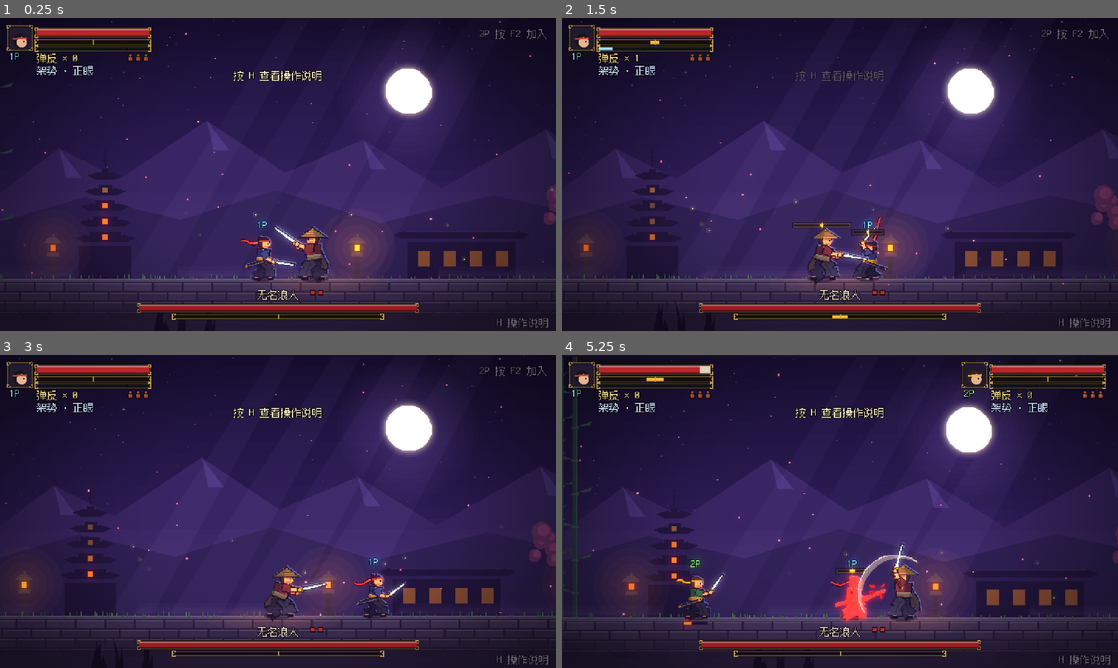
Above: before the commit, frames 1-4 (two rows, left to right).
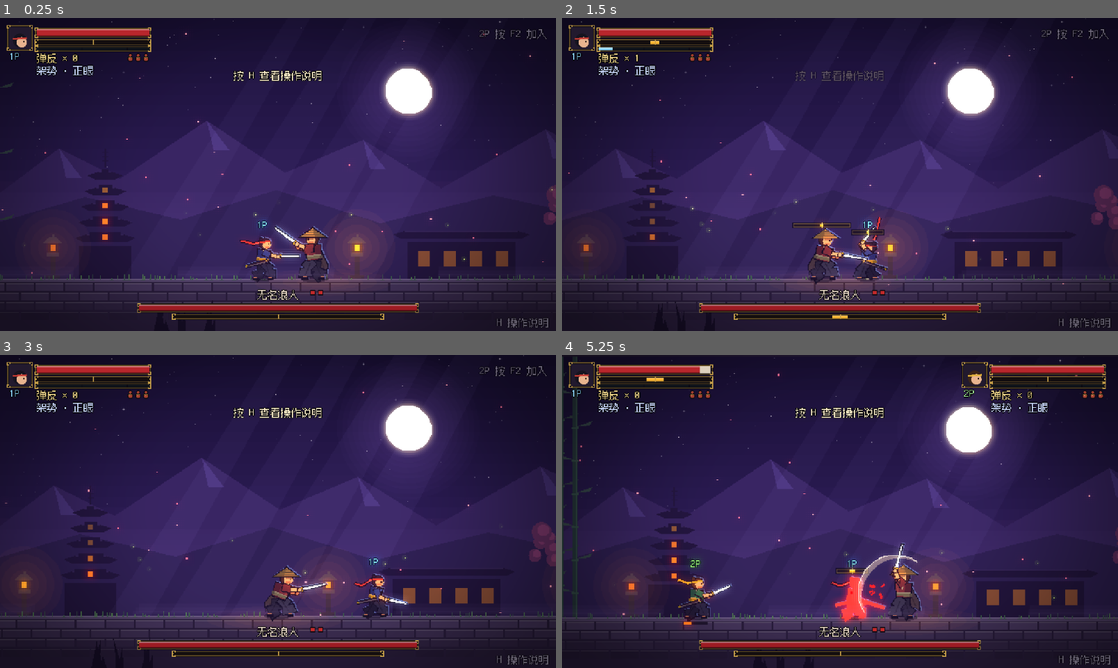
Above: after the commit, the same moments.

Repository: zexuan520/7Fgame-1v1-2-
Game: Godot game, scene res://tests/test_combat.tscn
The game is run twice, just before and just after one commit, with the same random seed, the same clock (stepped at 60 frames per second) and the same inputs. This scene is started directly instead of the project's main scene.
Inputs (mouse positions are in pixels of both pictures, inside the frame that each line leads up to):
- Up to frame 1 (0.25 s): no input
- Up to frame 2 (1.5 s): move the mouse to (962, 158) at 0.52 s; hold D (p1_right) 0.53-1.28 s; tap I (p1_art) at 0.6 s; click (962, 158) at 0.67 s; tap W (p1_jump) at 0.77 s; move the mouse to (728, 190) at 1.27 s; hold A from 1.28 s (still down); tap J (p1_attack) at 1.35 s
- Up to frame 3 (3 s): tap W (p1_jump) at 1.52 s; move the mouse to (333, 442) at 2.02 s; release A at 2.03 s; hold D (p1_right) 2.03-2.78 s; tap L (p1_dodge) at 2.1 s; move the mouse to (250, 574) at 2.77 s; hold Up from 2.78 s (still down); tap K (p1_guard) at 2.85 s; click (250, 574) at 2.92 s
- Up to frame 4 (5.25 s): tap W (p1_jump) at 3.02, 3.77, 4.52 s; move the mouse to (1006, 558) at 3.52 s; release Up at 3.53 s; hold A from 3.53 s (still down); tap U (p1_heal) at 3.6 s; move the mouse to (673, 464) at 4.27 s; tap O (p1_stance) at 4.35 s; move the mouse to (867, 511) at 5.02 s; hold Keypad 1 (p2_attack) from 5.03 s (still down); click (867, 511) at 5.17 s

The runs differ from the first frame. In frame 1, 0.3% of the frame differs, in the area x 43-55%, y 69-85%; in frame 2, less than 0.1%; in frame 3, 0.3%; in frame 4, 0.6%, in the area x 20-59%, y 69-86%.

Commit message:
平时收刀走路，敌人靠近拔刀；架势放低
- 刀平时收在鞘里，走路两手自然摆；敌人进入 260 像素自动拔刀，打完 2.5 秒没敌人纳刀
- 新增拔刀动作：手握鞘口刀柄往前一抽，刀顺着鞘拔出再转到架势
- 正眼放低到腰前、刀尖略低于水平；上段、八相的刀往后斜，不再直立
- 耍花刀前会先拔刀；开局刀在鞘里
- 新增测试：没敌人时收刀、敌人靠近拔刀

Co-Authored-By: Claude Opus 5.5 <noreply@anthropic.com>
Claude-Session: https://claude.ai/code/session_018QRPNFoea2MXC9tbyTPT6i

Diff:
--- a/scripts/player.gd
+++ b/scripts/player.gd
@@ -19,6 +19,9 @@
 const GUARD_SPAM_FACTOR := 0.4
 const EXECUTE_RANGE := 80.0
 const NOTO_TIME := 0.45             # 收刀入鞘用时
+const BATTO_TIME := 0.3             # 拔刀用时
+const COMBAT_RANGE := 260.0         # 敌人在这个距离内就拔刀
+const DRAWN_KEEP := 2.5             # 打完 2.5 秒没敌人才收刀（拔刀式 1 秒）
 const TURN_TIME := 0.1
 
 # 药罐：每局 3 次，每次回 40% 生命；喝的时候被打会打断，这一口就浪费了
@@ -68,7 +71,9 @@
 var gourds := MAX_GOURDS
 var stance_index := 0               # 当前架势（见 Stance.LIST）
 var _switch_t := -1.0               # 切换架势的转刀动画
-var _drawn_timer := 0.0             # 拔刀式：出过刀后多久收刀入鞘
+var _drawn_timer := 0.0             # 打完之后多久收刀入鞘
+var _sheath := true                 # 刀在鞘里（平时走路收着，进入战斗拔出来）
+var _batto_t := -1.0                # 拔刀动画
 var _noto_t := -1.0                 # 收刀入鞘动画（纳刀）
 var _turn_t := 1.0                  # 转身动画
 var _run_phase := 0.0               # 跑步周期按走过的距离算，脚不打滑
@@ -122,20 +127,22 @@
 	POSES["land"] = Puppet.pose({"crouch": 6.5, "lean": 0.35, "foot_f": Vector2(6, 0), "foot_b": Vector2(-6, 0),
 		"arm_f": Vector2(0.6, 1.0), "arm_b": Vector2(-0.8, -0.2), "sword": 0.9})
 	# ---------- 架势（起手式），见 Stance ----------
-	POSES["st_seigan"] = Puppet.pose({"crouch": 2.6, "lean": 0.12, "foot_f": Vector2(6, 0), "foot_b": Vector2(-6, 0),
-		"arm_f": Vector2(0.55, 1.45), "arm_b": Vector2(0.45, 1.35), "sword": 2.05})
+	# 正眼放低：双手在腰前，刀尖略低于水平指向对方，不硬举
+	POSES["st_seigan"] = Puppet.pose({"crouch": 2.9, "lean": 0.16, "head": 0.04, "foot_f": Vector2(6, 0), "foot_b": Vector2(-7, 0),
+		"arm_f": Vector2(0.35, 1.15), "arm_b": Vector2(0.25, 1.0), "sword": 1.25})
 	POSES["st_iai"] = Puppet.pose({"crouch": 4.5, "lean": 0.32, "head": 0.05, "foot_f": Vector2(8, 0), "foot_b": Vector2(-8, 0),
 		"arm_f": Vector2(0.2, 1.55), "arm_b": Vector2(0.35, 1.25), "sword": 0.5, "sheathed": 1.0})
-	POSES["relaxed_sheathed"] = Puppet.pose({"crouch": 1.2, "lean": 0.04, "foot_f": Vector2(5, 0), "foot_b": Vector2(-4, 0),
-		"arm_f": Vector2(0.15, 1.35), "arm_b": Vector2(-0.12, 0.2), "sword": 0.5, "sheathed": 1.0})
+	# 刀在鞘里站着：双手自然垂下
+	POSES["relaxed_sheathed"] = Puppet.pose({"crouch": 1.0, "lean": 0.03, "foot_f": Vector2(5, 0), "foot_b": Vector2(-4, 0),
+		"arm_f": Vector2(0.08, 0.3), "arm_b": Vector2(-0.1, 0.12), "sword": 0.5, "sheathed": 1.0})
 	POSES["iai_cut"] = Puppet.pose({"crouch": 4.2, "lean": 0.38, "foot_f": Vector2(11, 0), "foot_b": Vector2(-7, 0),
 		"arm_f": Vector2(1.55, 1.6), "arm_b": Vector2(-0.9, -0.6), "sword": 1.62})
-	POSES["st_jodan"] = Puppet.pose({"crouch": 2.2, "lean": -0.05, "foot_f": Vector2(6, 0), "foot_b": Vector2(-6, 0),
-		"arm_f": Vector2(2.7, 3.05), "arm_b": Vector2(2.5, 2.85), "sword": 3.9})
+	POSES["st_jodan"] = Puppet.pose({"crouch": 2.4, "lean": -0.04, "foot_f": Vector2(6, 0), "foot_b": Vector2(-6, 0),
+		"arm_f": Vector2(2.55, 2.95), "arm_b": Vector2(2.35, 2.75), "sword": 4.15})
 	POSES["st_gedan"] = Puppet.pose({"crouch": 3.0, "lean": 0.2, "foot_f": Vector2(6, 0), "foot_b": Vector2(-6, 0),
 		"arm_f": Vector2(0.35, 0.8), "arm_b": Vector2(0.25, 0.7), "sword": 0.95})
-	POSES["st_hasso"] = Puppet.pose({"crouch": 2.4, "lean": 0.05, "foot_f": Vector2(5, 0), "foot_b": Vector2(-6, 0),
-		"arm_f": Vector2(0.9, 3.0), "arm_b": Vector2(0.7, 2.6), "sword": 3.35})
+	POSES["st_hasso"] = Puppet.pose({"crouch": 2.6, "lean": 0.06, "foot_f": Vector2(5, 0), "foot_b": Vector2(-6, 0),
+		"arm_f": Vector2(0.75, 2.7), "arm_b": Vector2(0.55, 2.35), "sword": 3.75})
 	POSES["st_waki"] = Puppet.pose({"crouch": 3.2, "lean": 0.18, "foot_f": Vector2(7, 0), "foot_b": Vector2(-6, 0),
 		"arm_f": Vector2(-0.45, -0.15), "arm_b": Vector2(-0.3, 0.05), "sword": -1.25})
 	# 喝药：后手把药罐举到嘴边，仰头
@@ -195,7 +202,7 @@
 		look.band = Color("e0b03a")
 	scarf_color = look.band
 	look.saya = true
-	_pose = POSES["idle"].duplicate()
+	_pose = POSES["relaxed_sheathed"].duplicate()   # 开局刀在鞘里
 	_spring.reset(_pose)
 	for i in range(7):
 		_scarf.append(global_position + Vector2(0, -45))
@@ -462,7 +469,6 @@
 		data = data.duplicate()
 	if not bool(data["heavy"]):
 		data["recover"] = float(data["recover"]) * float(st["recover"])
-	_drawn_timer = 1.0
 	attack = data
 	combo_step = step
 	combo_queued = false
@@ -535,7 +541,19 @@
 
 ## 拔刀式下刀是否收在鞘里
 func is_sheathed() -> bool:
-	return bool(stance()["sheathed"]) and _drawn_timer <= 0.0 and _noto_t < 0.0 and (state == S.FREE or state == S.CHARGE)
+	return _sheath and _batto_t < 0.0 and (state == S.FREE or state == S.CHARGE)
+
+
+## 该不该拔刀：附近有敌人、刚打完、在耍刀或换架势时拔着；拔刀式在鞘里等着
+func _wants_drawn() -> bool:
+	if state != S.FREE and state != S.CHARGE:
+		return true
+	if _drawn_timer > 0.0 or _fl_kind != "" or _switch_t >= 0.0:
+		return true
+	if bool(stance()["sheathed"]):
+		return false
+	var e: Enemy = main.nearest_enemy(global_position, COMBAT_RANGE)
+	return e != null and e.is_hittable()
 
 
 func _start_execute(target: Enemy) -> void:
@@ -743,7 +761,8 @@
 		"arm_b": Vector2(0.9 * -s, 1.2 + 0.4 * -s),
 	})
 	if is_sheathed():
-		run["arm_f"] = Vector2(0.25, 1.5)   # 手按刀柄跑
+		# 刀在鞘里：两只手自然前后摆
+		run["arm_f"] = Vector2(0.9 * s, 1.2 + 0.4 * s)
 		run["sword"] = 0.5
 		run["sheathed"] = 1.0
 	# 刚起步、快停下时只迈小步，和站姿混合
@@ -756,16 +775,16 @@
 ## 当前架势的姿势；drawn 为 true 时拔刀式也按出鞘算（刚砍完）
 func _stance_pose(drawn: bool = false) -> Dictionary:
 	var st := stance()
-	if bool(st["sheathed"]) and (drawn or not is_sheathed()):
+	if bool(st["sheathed"]) and (drawn or not _sheath):
 		return POSES["st_seigan"]
 	return POSES["st_" + str(st["id"])]
 
 
 func _idle_pose() -> Dictionary:
-	if _fl_kind != "":
+	if _fl_kind != "" and not _sheath and _batto_t < 0.0:
 		return Flourish.sample(_fl_kind, _fl_t, Puppet.breathe(POSES["relaxed"], clock, 0.6))
 	# 敌人靠近时摆架势，远离时放松
-	var relaxed: Dictionary = POSES["relaxed_sheathed"] if is_sheathed() else POSES["relaxed"]
+	var relaxed: Dictionary = POSES["relaxed_sheathed"] if _sheath and _batto_t < 0.0 else POSES["relaxed"]
 	var ready := _stance_pose()
 	var p := Puppet.breathe(Puppet.lerp_pose(relaxed, ready, _ready_blend), clock, 1.0 - _ready_blend * 0.4)
 	# 摆着架势时重心前后挪、刀尖小幅画圈，像在找出手的机会
@@ -775,6 +794,8 @@
 		p["sword"] = float(p["sword"]) + 0.07 * sin(clock * 1.9) * _ready_blend
 	if _noto_t >= 0.0:
 		p = _noto_pose(p)
+	if _batto_t >= 0.0:
+		p = _batto_pose(p)
 	# 换架势：刀在手里转一圈再落到新架势
 	if _switch_t >= 0.0 and not is_sheathed():
 		var k := clampf(_switch_t / 0.35, 0.0, 1.0)
@@ -805,6 +826,31 @@
 	return p
 
 
+## 拔刀：手先握住鞘口的刀柄，往前一抽，刀顺着鞘的方向拔出来再转到架势
+func _batto_pose(target: Dictionary) -> Dictionary:
+	var p := target.duplicate()
+	var j := Puppet.solve(p)
+	var up: Vector2 = j["up"]
+	var fwd := Vector2(-up.y, up.x) * -1.0
+	if fwd.x < 0.0:
+		fwd = -fwd
+	var back := (-fwd * 0.93 - up * 0.36).normalized()
+	var saya_angle := atan2(back.x, back.y)
+	var hilt_arm: Vector2 = POSES["st_iai"]["arm_f"]
+	var reach := Vector2(1.25, 1.5)
+	var tarm: Vector2 = target["arm_f"]
+	if _batto_t < 0.1:
+		p["arm_f"] = hilt_arm
+		p["arm_b"] = Vector2(0.3, 1.1)
+		p["sheathed"] = 1.0
+		return p
+	var k := clampf((_batto_t - 0.1) / (BATTO_TIME - 0.1), 0.0, 1.0)
+	p["arm_f"] = hilt_arm.lerp(reach, smoothstep(0.0, 0.5, k)).lerp(tarm, smoothstep(0.5, 1.0, k))
+	p["sword"] = lerp_angle(saya_angle + PI, float(target["sword"]), smoothstep(0.3, 1.0, k))
+	p["sheathed"] = 0.0
+	return p
+
+
 ## 站着没事时轮流耍花刀；处决之后耍一个收势；一动就打断
 func _update_flourish(delta: float) -> void:
 	var idle := state == S.FREE and is_on_floor() and absf(velocity.x) < 10.0
@@ -818,8 +864,10 @@
 			_start_flourish(_victory)
 			_victory = ""
 		elif _ready_blend < 0.1 and _idle_time > _fl_next:
-			_start_flourish(Flourish.pick(Flourish.PLAYER_SHEATHED if is_sheathed() else Flourish.PLAYER_IDLE, _fl_last))
-		return
+			_start_flourish(Flourish.pick(Flourish.PLAYER_SHEATHED if bool(stance()["sheathed"]) else Flourish.PLAYER_IDLE, _fl_last))
+		return
+	if _sheath or _batto_t >= 0.0:
+		return   # 先拔刀再耍
 	_fl_t += delta
 	if _fl_t >= Flourish.duration(_fl_kind):
 		_fl_kind = ""
@@ -833,9 +881,45 @@
 
 
 ## 弹簧松紧（频率 Hz，阻尼）：出刀快而甩，待机慢而稳
+## 拔刀 / 收刀
+func _update_sheath(delta: float) -> void:
+	if state != S.FREE and state != S.CHARGE:
+		# 出招、格挡、闪身……刀一定在手上（出招本身就是拔刀）
+		_drawn_timer = 1.0 if bool(stance()["sheathed"]) else DRAWN_KEEP
+		_sheath = false
+		_batto_t = -1.0
+		_noto_t = -1.0
+		return
+	if _drawn_timer > 0.0 and is_on_floor() and _fl_kind == "":
+		_drawn_timer -= delta
+	var want := _wants_drawn()
+	if _sheath and want and _batto_t < 0.0:
+		_batto_t = 0.0
+		_noto_t = -1.0
+	if _batto_t >= 0.0:
+		_batto_t += delta
+		if _batto_t >= BATTO_TIME:
+			_batto_t = -1.0
+			_sheath = false
+	if not _sheath and not want and _noto_t < 0.0 and _batto_t < 0.0 and is_on_floor():
+		_noto_t = 0.0
+	if _noto_t >= 0.0:
+		if want:
+			_noto_t = -1.0
+			return
+		_noto_t += delta
+		if _noto_t >= NOTO_TIME:
+			_noto_t = -1.0
+			_sheath = true
+			# 刀完全入鞘：鞘口一点火星
+			var j := Puppet.solve(_pose)
+			var hip: Vector2 = j["hip"]
+			main.spawn_spark(global_position + Vector2((hip.x + 6.0) * facing, hip.y - 3.5), Color(1.0, 0.9, 0.6), 4)
+
+
 func _spring_params() -> Vector2:
-	if _fl_kind != "" or _switch_t >= 0.0 or _noto_t >= 0.0:
-		return Vector2(9.0, 0.95)
+	if _fl_kind != "" or _switch_t >= 0.0 or _noto_t >= 0.0 or _batto_t >= 0.0:
+		return Vector2(10.0, 0.95)
 	match state:
 		S.ATTACK:
 			match attack_phase:
@@ -881,23 +965,7 @@
 		_switch_t += delta
 		if _switch_t > 0.35:
 			_switch_t = -1.0
-	if state != S.FREE and state != S.CHARGE:
-		_drawn_timer = 1.0
-	elif _drawn_timer > 0.0 and is_on_floor() and _fl_kind == "":
-		_drawn_timer -= delta
-		if _drawn_timer <= 0.0 and bool(stance()["sheathed"]):
-			_noto_t = 0.0
-	if _noto_t >= 0.0:
-		if state != S.FREE and state != S.CHARGE:
-			_noto_t = -1.0
-		else:
-			_noto_t += delta
-			if _noto_t >= NOTO_TIME:
-				_noto_t = -1.0
-				# 刀完全入鞘：鞘口一点火星
-				var j := Puppet.solve(_pose)
-				var hip: Vector2 = j["hip"]
-				main.spawn_spark(global_position + Vector2((hip.x + 6.0) * facing, hip.y - 3.5), Color(1.0, 0.9, 0.6), 4)
+	_update_sheath(delta)
 	if facing != _prev_facing:
 		_turn_t = 0.0   # 转身：身体先收窄再展开，像在原地转过来
 		_prev_facing = facing
--- a/tests/test_combat.gd
+++ b/tests/test_combat.gd
@@ -36,6 +36,8 @@
 	await test_art()
 	await _setup()
 	await test_stances()
+	await _setup()
+	await test_sheath_when_no_enemy()
 	await _setup()
 	await test_coop_scaling()
 	print("")
@@ -232,6 +234,17 @@
 	_check(is_equal_approx(e.max_hp - e.hp, 44.0), "伤害 22×2 = 44（实际 %.1f）" % (e.max_hp - e.hp))
 
 
+func test_sheath_when_no_enemy() -> void:
+	print("平时收刀，敌人靠近拔刀")
+	e.visible = false   # 先让敌人不在场
+	p._fl_next = 999.0  # 不耍刀
+	await _frames(240)
+	_check(p.is_sheathed(), "附近没敌人时刀收在鞘里")
+	e.visible = true
+	await _frames(40)
+	_check(not p.is_sheathed(), "敌人靠近时拔刀")
+
+
 func _hold_enemy() -> void:
 	e.state = Enemy.S.WINDUP
 	e.move_key = "sweep"
@@ -243,14 +256,14 @@
 	await _tap("p1_stance")
 	await _frames(2)
 	_check(p.stance()["id"] == "iai", "按架势键切到拔刀式（实际 %s）" % p.stance()["id"])
-	await _frames(30)
+	await _frames(60)
 	_check(p.is_sheathed(), "拔刀式站着时刀在鞘里")
 	_hold_enemy()
 	await _tap("p1_attack")
 	await _frames(20)
 	_check(is_equal_approx(e.max_hp - e.hp, 30.0), "居合第一刀伤害 20×1.5 = 30（实际 %.1f）" % (e.max_hp - e.hp))
 	_check(not p.is_sheathed(), "砍完刀在手上")
-	await _frames(90)
+	await _frames(130)
 	_check(p.is_sheathed(), "过一会儿收刀入鞘")
 
 	await _setup()
Not shown, changed: README.md
